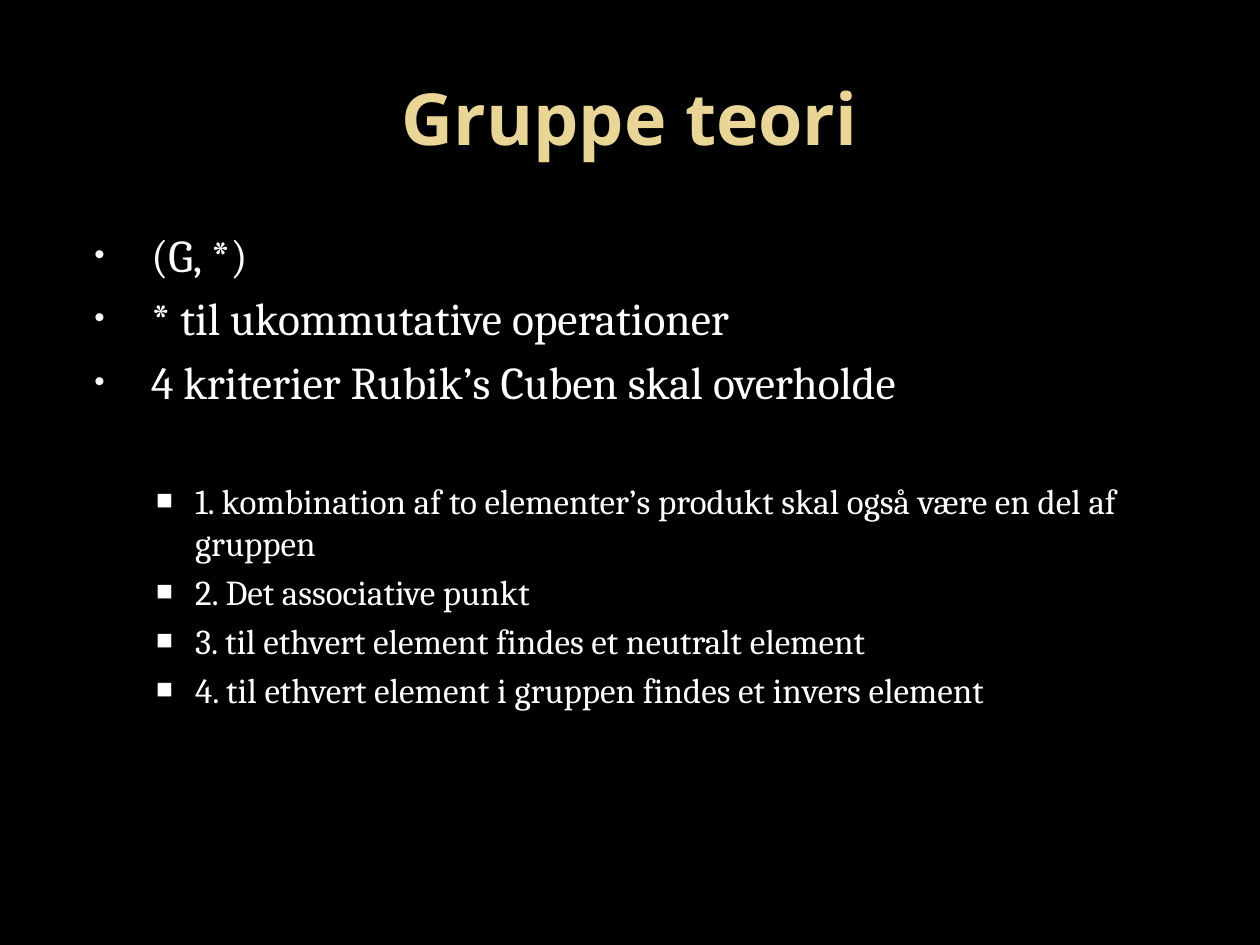
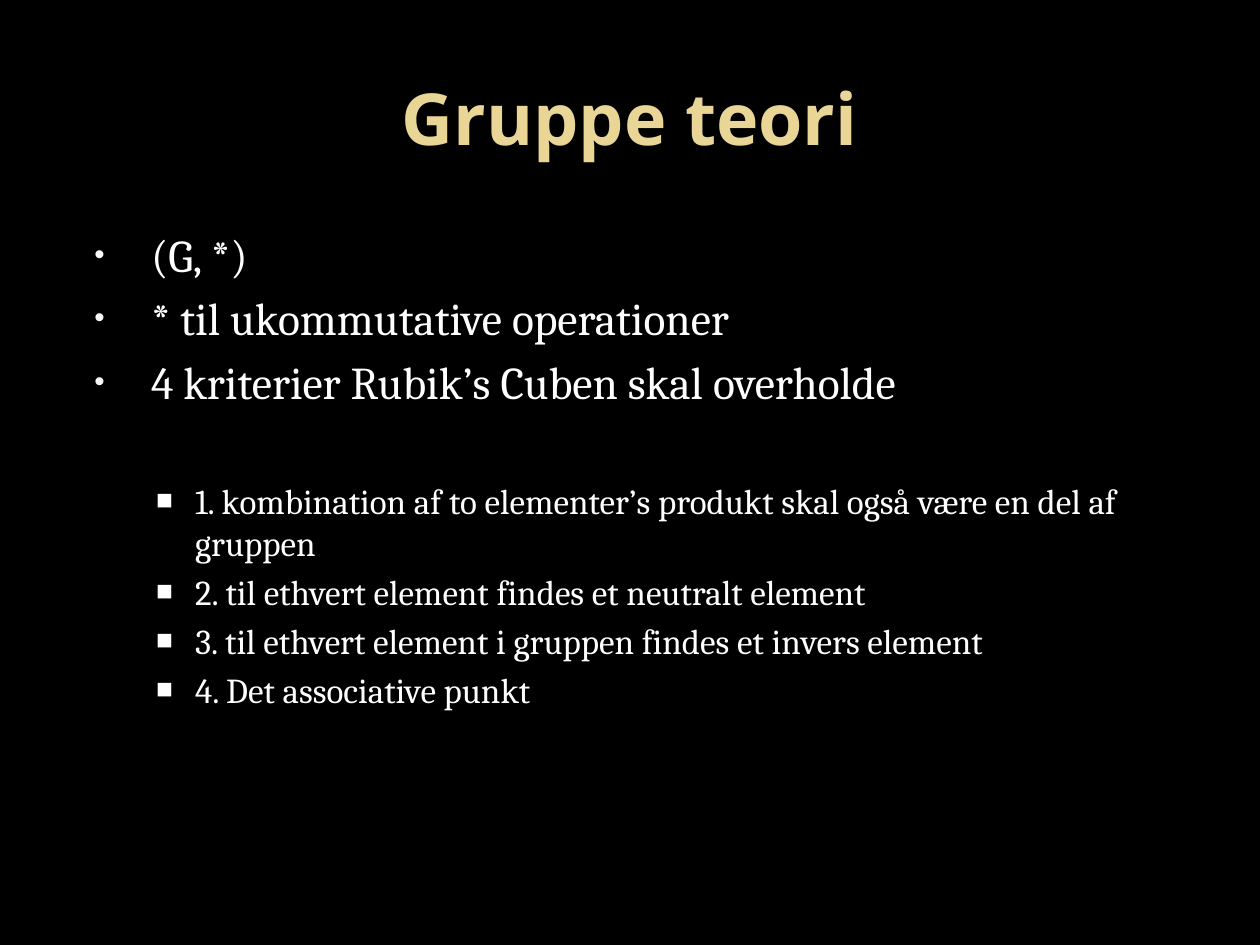
Before and after one commit to rasmusprentow/a215, a slide deck: slide 4 of Statusseminar/Rubik’s Cube.pptx. Drawn at 1260x945 pixels with LibreOffice and Linux fonts; fonts in the diff are those of the drawing; background and template pictures are left out. Boxes give left, top, right and bottom in pixels: in the first picture for what was removed or moved away, otherwise in the second. Text is boxed around its words. In the diff, an @@ line names an element or a change of style, - is before the commit and + after.

```diff
--- a/Statusseminar/Rubik’s Cube.pptx
+++ b/Statusseminar/Rubik’s Cube.pptx
@@ text at [195, 580, 982, 711]: text changed @@
-  ■ 2. Det associative punkt
-  ■ 3. til ethvert element findes et neutralt element
-  ■ 4. til ethvert element i gruppen findes et invers element
+  ■ 2. til ethvert element findes et neutralt element
+  ■ 3. til ethvert element i gruppen findes et invers element
+  ■ 4. Det associative punkt
```
